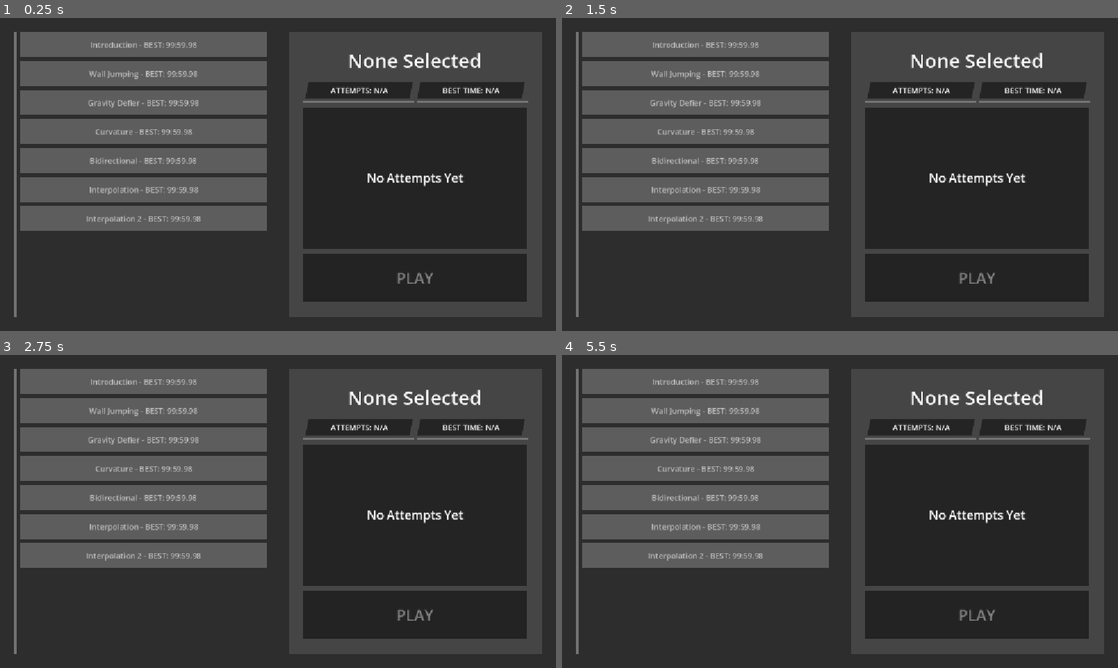
Above: before the commit, frames 1-4 (two rows, left to right).
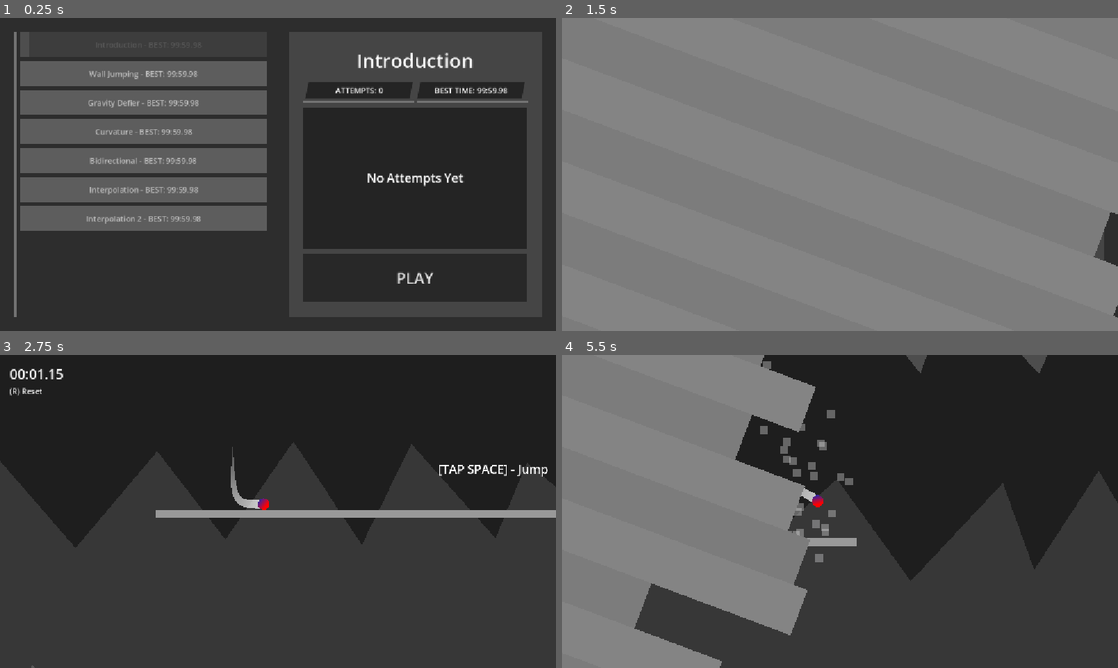
Above: after the commit, the same moments.

Repository: appellatebaton0/wierd-jam
Game: Godot game, scene res://Scenes/Main.tscn
Same seed, same stepped clock (60 frames per second), same inputs: the game is played once before the commit and once after it.
Inputs (mouse positions are in pixels of both pictures, inside the frame that each line leads up to):
- Up to frame 1 (0.25 s): no input
- Up to frame 2 (1.5 s): click (979, 277) at 0.5 s, where only the run after the commit has a clickable "PLAY"; click (979, 277) at 1.25 s, where only the run after the commit has a clickable "PLAY"
- Up to frame 3 (2.75 s): tap Space (Jump) at 2, 2.27 s; hold W from 2.03 s (still down)
- Up to frame 4 (5.5 s): tap Space (Jump) at 2.75, 3.02, 3.5, 4.25, 4.52, 5, 5.27 s; release W at 2.78 s; hold W 3.53-5.03 s

The runs differ from the first frame. In frame 1, 4.4% of the frame differs, in the area x 5-92%, y 4-85%; in frame 2, 97%, in the area x 0-100%, y 0-100%; in frame 3, 37%; in frame 4, 50%.

Commit message:
h16.9 - Level Auto-Select
Made the first level get selected automatically on startup, since a lot of people were just going straight for the play button.

Diff:
--- a/Scripts/LevelScreen.gd
+++ b/Scripts/LevelScreen.gd
@@ -23,7 +23,6 @@
 
 func _ready() -> void:
 	load_levels()
-
 
 ## Loads all the levels into LevelData, and makes entries for each of them.
 func load_levels() -> void:
@@ -59,9 +58,17 @@
 
 		index += 1
 
+	var first = true
+
 	for file in real_files:
-		var data = create_data_from(LEVEL_PATH + file)
-		create_entry_from(data)
+		var data := create_data_from(LEVEL_PATH + file)
+		var entry := create_entry_from(data)
+
+		if first:
+			_on_level_selected(data)
+			entry._this_selected()
+
+			first = false
 
 func create_data_from(path:StringName) -> LevelData:
 	var new = LevelData.new()
@@ -73,7 +80,7 @@
 
 	return new
 
-func create_entry_from(data:LevelData) -> void:
+func create_entry_from(data:LevelData) -> LevelEntry:
 	var new:LevelEntry = LEVEL_ENTRY_SCENE.instantiate()
 
 	level_entry_box.add_child(new)
@@ -81,6 +88,8 @@
 	new.setup(data)
 
 	new.pressed.connect(_on_level_selected.bind(data))
+
+	return new
 
 func create_attempt_from(data:LevelData, index:int) -> void:
 	var attempt = data.attempts[index]
